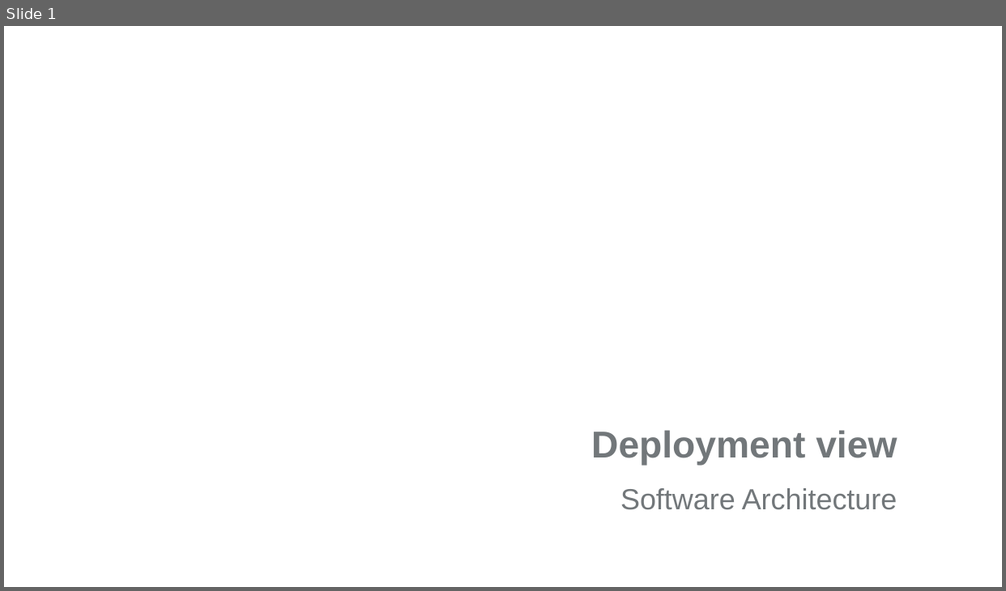
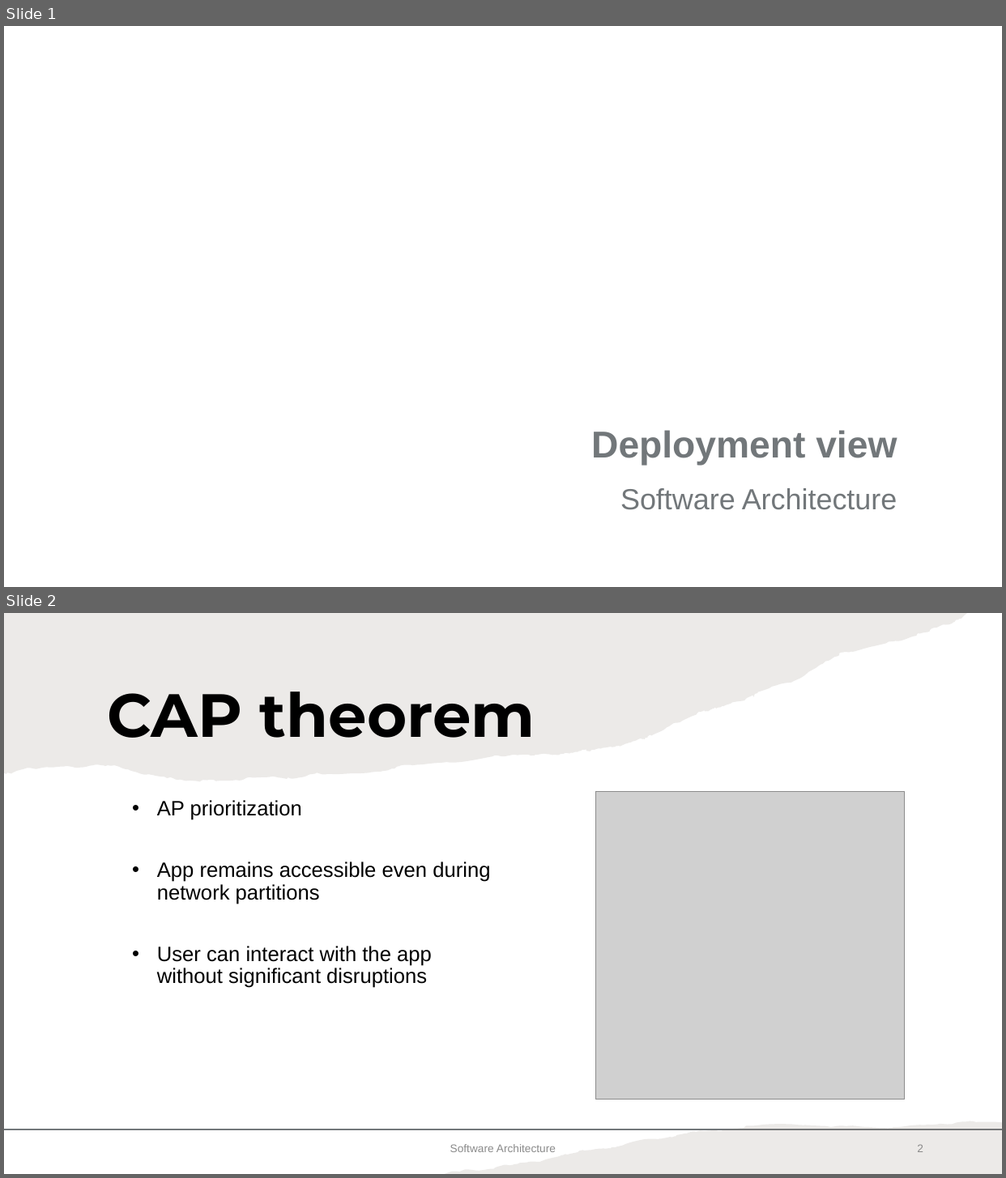
Before and after one commit to Primestyler/image-sharing, a slide deck: powerpoints/SWARC_8_Deployment.pptx. Shown one above the other, each under a label of ours: slide 1 before the commit, slides 1 and 2 after it. The pictures are 1006x591 and 1006x1178 pixels, drawn with LibreOffice and Linux fonts; fonts in the diff are those of the drawing; grey boxes stand for pictures; background and template pictures are left out. Boxes give left, top, right and bottom in pixels: in the first picture for what was removed or moved away, otherwise in the second. Text is boxed around its words. In the diff, an @@ line names an element or a change of style, - is before the commit and + after.

```diff
--- a/powerpoints/SWARC_8_Deployment.pptx
+++ b/powerpoints/SWARC_8_Deployment.pptx
@@ slide 2 added at bbox=[4, 613, 1002, 1174], background #FFFFFF @@
@@ freeform shape added at bbox=[4, 613, 967, 781], fill #82766A at 15% opacity @@
@@ title added at bbox=[107, 692, 535, 738], 44 pt, text #000000, bold @@
+CAP theorem
@@ text added at bbox=[157, 800, 490, 988], 15 pt, text #000000 @@
+• AP prioritization
+• App remains accessible even during network partitions
+• User can interact with the app without significant disruptions
@@ picture added at bbox=[596, 792, 905, 1099] @@
@@ freeform shape added at bbox=[444, 1121, 1002, 1174], fill #82766A at 15% opacity @@
@@ line added from (4, 1130) to (1002, 1130), #72777A 1 pt @@
@@ text added at bbox=[450, 1144, 556, 1152], 8 pt, text #8C8C8C @@
+Software Architecture
@@ page number added at bbox=[917, 1144, 923, 1152], 8 pt, text #8C8C8C @@
+2
```
Also in this commit, not shown: 1 slide changed, 1 slide removed.
